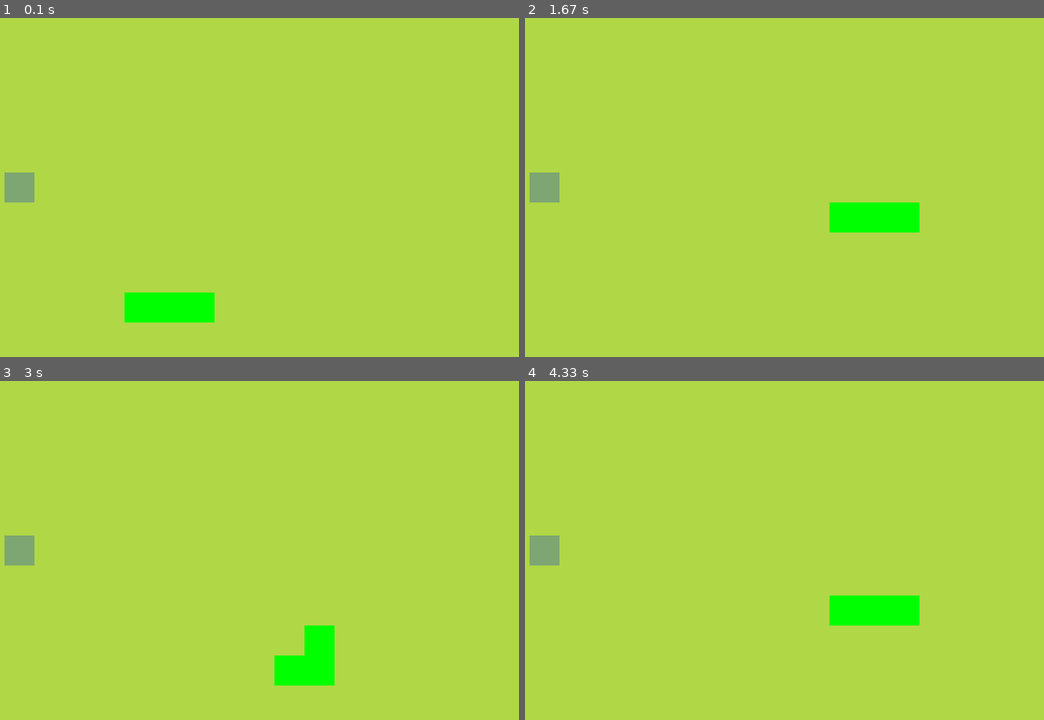
Above: before the commit, frames 1-4 (two rows, left to right).
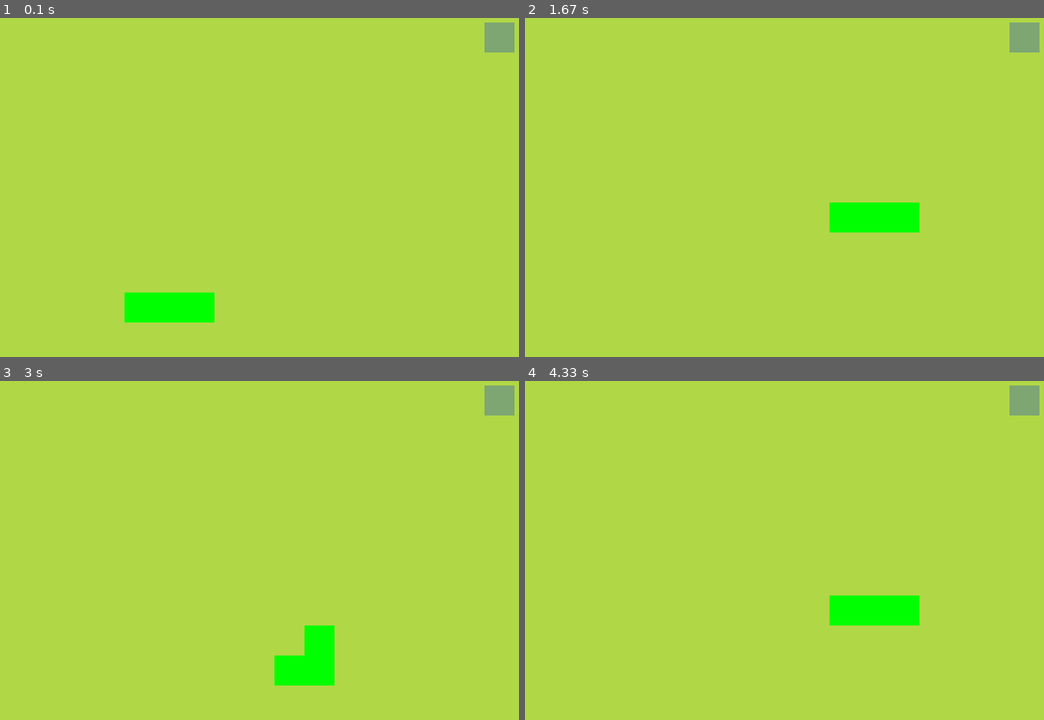
Above: after the commit, the same moments.

Repository: Nikita-prog-art/snake-pygame
Game: pygame game, started from main.py
Two runs of this game, one before a commit and one after it. Both use one fixed random seed, a clock stepped at 60 frames per second and the inputs below.
Inputs:
- Up to frame 1 (0.1 s): no input
- Up to frame 2 (1.67 s): hold Right 0.33-0.8 s; hold Up 0.83-1.3 s; hold Right from 1.33 s (still down)
- Up to frame 3 (3 s): release Right at 1.8 s; hold Left 1.83-2.37 s; hold Down 2.4-2.7 s; hold Left from 2.73 s (still down)
- Up to frame 4 (4.33 s): release Left at 3.13 s; hold Up 3.17-3.53 s; hold Right 3.57-4.2 s; hold Down from 4.23 s (still down)

The runs differ from the first frame. In frame 1, 1.0% of the frame differs, in the area x 0-100%, y 1-55%; in frame 2, 1.0%; in frame 3, 1.0%; in frame 4, 1.0%.

Commit message:
Змея теперь ест и растёт

Diff:
--- a/main.py
+++ b/main.py
@@ -1,5 +1,7 @@
 import pygame, random
 from pygame import Color as palette
+
+gameRunning = True
 
 class Vector2:
     def __init__(self, x, y):
@@ -11,6 +13,26 @@
             return(Vector2(self.x + other.x, self.y + other.y))
         elif isinstance(other, tuple):
             return(Vector2(self.x + other[0], self.y + other[1]))
+        else:
+            global gameRunning
+            print("Can't equlas these objects")
+            gameRunning = False
+
+    def __eq__(self, other):
+        if isinstance(other, Vector2):
+            if self.x == other.x and self.y == other.y:
+                return True
+            else:
+                return False
+        elif isinstance(other, tuple):
+            if self.x == other[0] and self.y == other[1]:
+                return True
+            else:
+                return False
+        else:
+            global gameRunning
+            print("Can't match these objects:", type(self), type(other))
+            gameRunning = False
 
 cell_size = 40
 
@@ -29,16 +51,38 @@
 
     def move_snake(self):
         self.body = self.body[:-1]
-        block = self.body[0]
+        self.body.insert(0, self.body[0] + self.direction)
+
+    def add_block(self):
         self.body.insert(0, self.body[0] + self.direction)
 
 class FRUIT:
     def __init__(self):
-        self.x = random.randint(0, cell_width - 1)
-        self.y = random.randint(0, cell_height - 1)
+        self.randomize()
 
     def draw_fruit(self):
-        draw_rect(self.x, self.y, screen, (126, 166, 114))
+        draw_rect(self.pos.x, self.pos.y, screen, (126, 166, 114))
+
+    def randomize(self):
+        self.pos = Vector2(random.randint(0, cell_width - 1), random.randint(0, cell_height - 1))
+
+class MAIN:
+    def __init__(self):
+        self.snake = SNAKE()
+        self.fruit = FRUIT()
+
+    def update(self):
+        self.snake.move_snake()
+        self.check_collision()
+
+    def draw_elements(self):
+        self.fruit.draw_fruit()
+        self.snake.draw_snake()
+
+    def check_collision(self):
+        if self.fruit.pos == self.snake.body[0]:
+            self.fruit.randomize()
+            self.snake.add_block()
 
 pygame.init()
 cell_width = 20
@@ -46,33 +90,30 @@
 screen = pygame.display.set_mode((cell_width * cell_size, cell_height * cell_size))
 clock = pygame.time.Clock()
 grassColor = (175, 215, 70)
-gameRunning = True
-
-fruit = FRUIT()
-snake = SNAKE()
 
 SCREEN_UPDATE = pygame.USEREVENT
 pygame.time.set_timer(SCREEN_UPDATE, 150)
+
+main_game = MAIN()
 
 while gameRunning:
     for event in pygame.event.get():
         if event.type == pygame.QUIT:
             gameRunning = False
         elif event.type == SCREEN_UPDATE:
-            snake.move_snake()
+            main_game.update()
         elif event.type == pygame.KEYDOWN:
             if event.key == pygame.K_UP:
-                snake.direction = Vector2(0, -1)
+                main_game.snake.direction = Vector2(0, -1)
             elif event.key == pygame.K_DOWN:
-                snake.direction = Vector2(0, 1)
+                main_game.snake.direction = Vector2(0, 1)
             elif event.key == pygame.K_LEFT:
-                snake.direction = Vector2(-1, 0)
+                main_game.snake.direction = Vector2(-1, 0)
             elif event.key == pygame.K_RIGHT:
-                snake.direction = Vector2(1, 0)
+                main_game.snake.direction = Vector2(1, 0)
 
     screen.fill(grassColor)
-    fruit.draw_fruit()
-    snake.draw_snake()
+    main_game.draw_elements()
     pygame.display.update()
     clock.tick(60)
 
